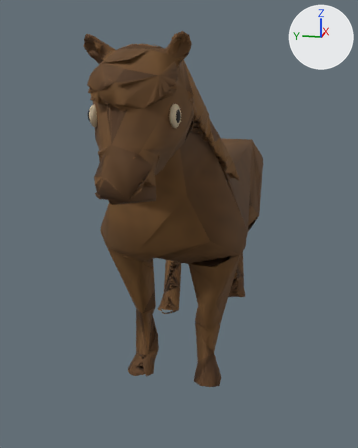
Renders of the glTF model assets/animals/medieval/medieval_horse.glb from each side of a commit.
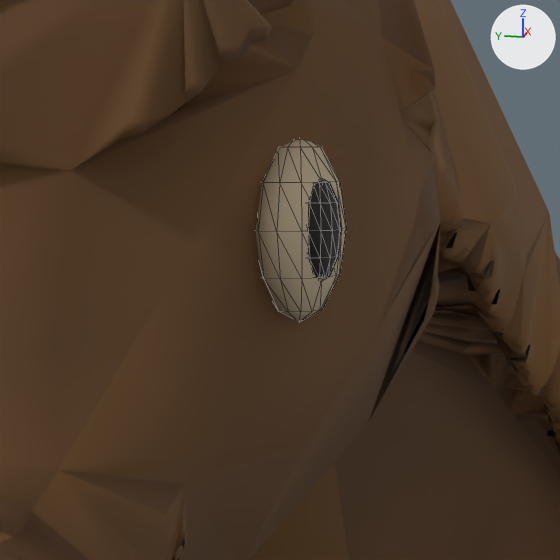
The first picture shows the older version from a 50 mm camera at (-2.617, -0.49, 1.425) aimed at (-0.018, 0.03, 0.776). The close-ups show the older and then the newer version on the part from 38% to 59% of the width and 19% to 36% of the height of that picture. Only the edits that show in the close-ups are written down. Lighting does not change. The marker at upper right points along +X, +Y and +Z. The close-ups show mesh edges as thin lines. Where no turn or scale is listed for an object, it has been applied to the vertices. Vertices at exactly the same position are counted once.

The first close-up shows 'AnimalMesh', 'EyeRight', 'PupilRight'.
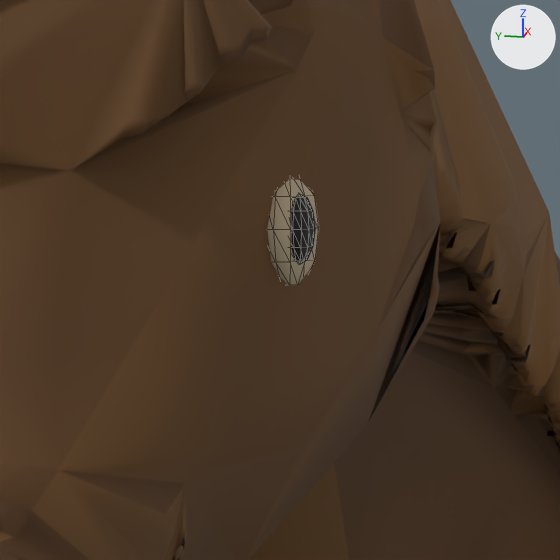
Changed parts and their boxes (x1, y1, x2, y2) in the close-ups (560 x 560 px):
'EyeRight', moved, rescaled
    before: (256, 140, 346, 321)
    after: (267, 179, 319, 285)
'PupilRight', moved, rescaled (29% narrower, 31% shorter)
    before: (308, 180, 342, 279)
    after: (291, 195, 315, 263)

Edits to the bpy script that builds the scene:
```text
Change me_sphere_002:
    used by ob_eyeright; location = (-0.94, -0.14, 1.38)
    remove me_sphere_002.from_pydata(...)  # 62 vertices, 120 faces; spans x -0.048..0.048, y -0.02..0.02, z -0.042..0.042
    add me_sphere_002.from_pydata(...)  # 62 vertices, 120 faces; spans x -0.033..0.033, y -0.014..0.014, z -0.029..0.029
    me_sphere_002 part 1: the whole mesh is scaled about its middle by (0.688, 0.7, 0.69)
Change me_sphere_003:
    used by ob_pupilright; location = (-0.955, -0.152, 1.38)
    remove me_sphere_003.from_pydata(...)  # 62 vertices, 120 faces; spans x -0.022..0.022, y -0.01..0.01, z -0.024..0.024
    add me_sphere_003.from_pydata(...)  # 62 vertices, 120 faces; spans x -0.014..0.014, y -0.007..0.007, z -0.016..0.016
    me_sphere_003 part 2: the whole mesh is scaled about its middle by (0.636, 0.7, 0.667)
Change ob_eyeright:
    ob_eyeright.location: (-0.94, -0.14, 1.38) -> (-0.937, -0.1345, 1.3803)
Change ob_pupilright:
    ob_pupilright.location: (-0.955, -0.152, 1.38) -> (-0.952, -0.1425, 1.3803)
```
